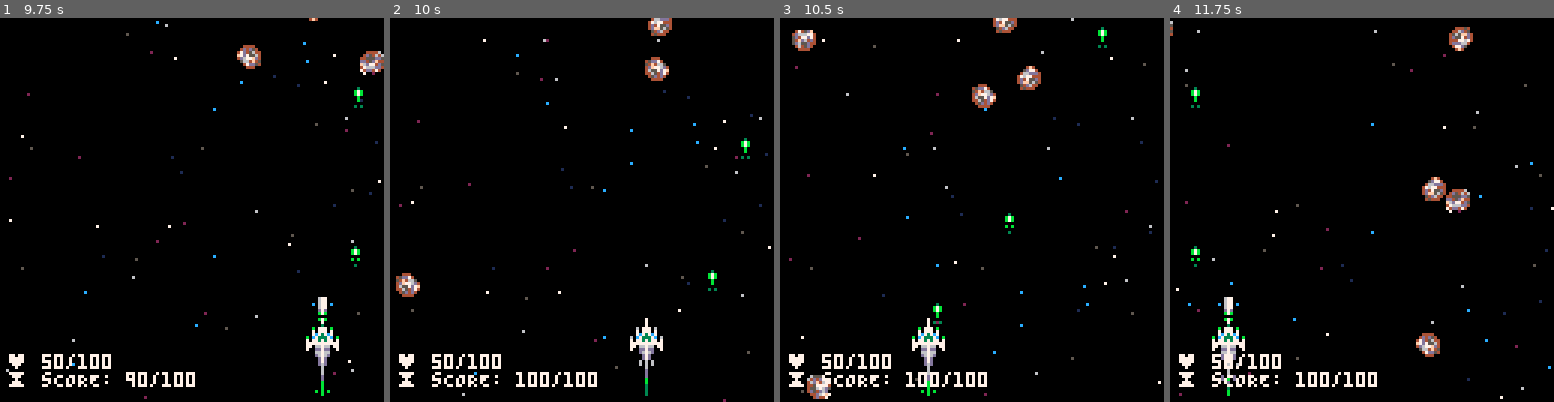
Above: before the commit, frames 1-4 (left to right).
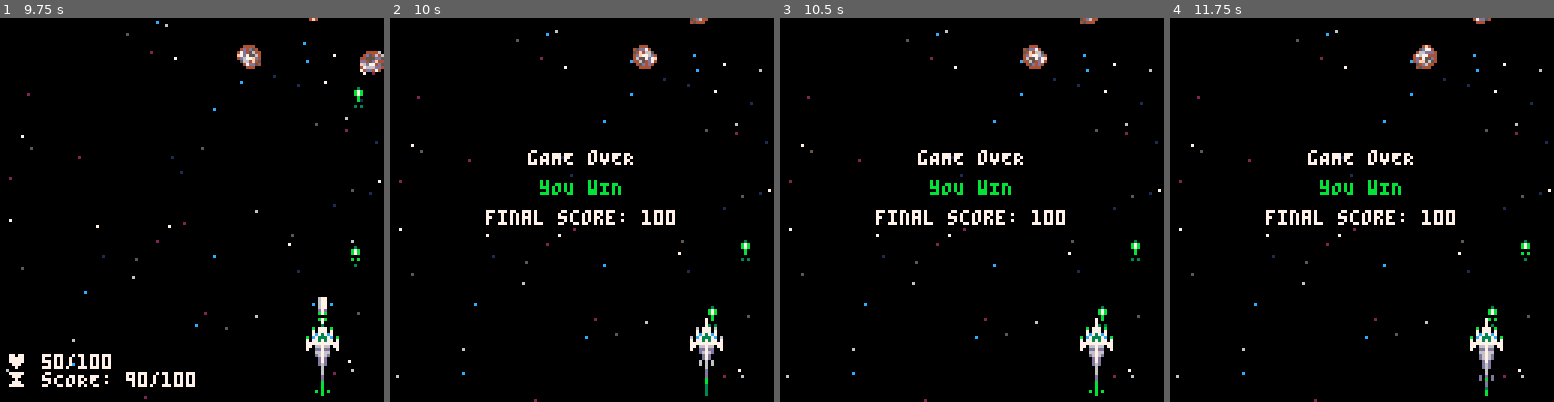
Above: after the commit, the same moments.

Repository: vmikelic/lightning-game-rand
Game: PICO-8 cartridge scoring_implementation/better_galaga.p8
Same seed, same stepped clock (60 frames per second), same inputs: the game is played once before the commit and once after it.
Inputs:
- Up to frame 1 (9.75 s): tap X (X key) at 1.07, 2.07, 2.4, 2.73, 3.07, 3.4, 3.73, 4.07, 4.4, 4.73, 5.07, 5.4, 5.73, 6.07, 6.4, 6.73, 7.07, 7.4, 7.73, 8.07, 8.4, 8.73, 9.07, 9.4, 9.73 s; hold Left 1.97-2.37 s; hold Right 2.87-3.53 s; hold Right 4.13-4.53 s; hold Left 5.13-5.8 s; hold Left 6.23-6.63 s; hold Right 7.13-7.8 s; hold Right 8.4-8.8 s; hold Left from 9.4 s (still down)
- Up to frame 2 (10 s): keep holding Left
- Up to frame 3 (10.5 s): release Left at 10.07 s; tap X (X key) at 10.07, 10.4 s
- Up to frame 4 (11.75 s): hold Left 10.5-10.9 s; tap X (X key) every 0.33 s from 10.73 to 11.73 s; hold Right from 11.4 s (still down)

Frame 1 is identical in both runs. In frame 2, 6.0% of the frame differs, in the area x 1-100%, y 0-100%; in frame 3, 6.7%; in frame 4, 6.6%.

Commit message:
Implemented game over state

Diff:
--- a/scoring_implementation/scenes/game.lua
+++ b/scoring_implementation/scenes/game.lua
@@ -9,7 +9,11 @@
 
 -- primary update loop
 function game._update()
-    -- game over screen
+    -- game over state
+    if player_ship.health <= 0
+    or score.get() >= gamestate_manager.max_score then
+        gamestate_manager.game_over = true
+    end
     if gamestate_manager.game_over then
         -- TODO: restart controls
         return
@@ -29,19 +33,38 @@
     -- draw loop
     cls()
     draw_stars()
-	player_ship:draw()
+    if player_ship.health > 0 then
+	    player_ship:draw() end
 	laser_man_obj:draw_lasers()
     enemy_manager._draw()
     handle_animations()
 
+    -- game over interrupt
+    if gamestate_manager.game_over then
+        -- TODO: restart screen
+        local msg = 'gAME oVER'
+        print(msg,(64-#msg*2),44,7)
+
+        -- print win/lose
+        local subtitle = 'yOU lOSE'
+        local clr = 8
+        if player_ship.health > 0 then
+            subtitle = 'yOU wIN'
+            clr = 11
+        end
+        print(subtitle,(64-#subtitle*2),54,clr)
+
+        -- print final score
+        local fs = 'final score: '..score.get()
+        print(fs,64-#fs*2,64,7)
+        return
+    end
+
+    --[[
+        after game over interrupt- game is still active
+    ]]
+
     -- draw ui elements
     score.draw_ui()
 
-    -- game over screen
-    if gamestate_manager.game_over then
-        -- TODO: restart screen
-        local msg = 'gAME oVER'
-        print(msg, (120-#msg*8),44)
-        return
-    end
 end--_draw()
